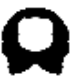
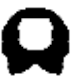
Layers edited between the first and the second 71 x 82 image:
renamed "Transformation" to "a #1", painted on it over [1, 9, 70, 76]
